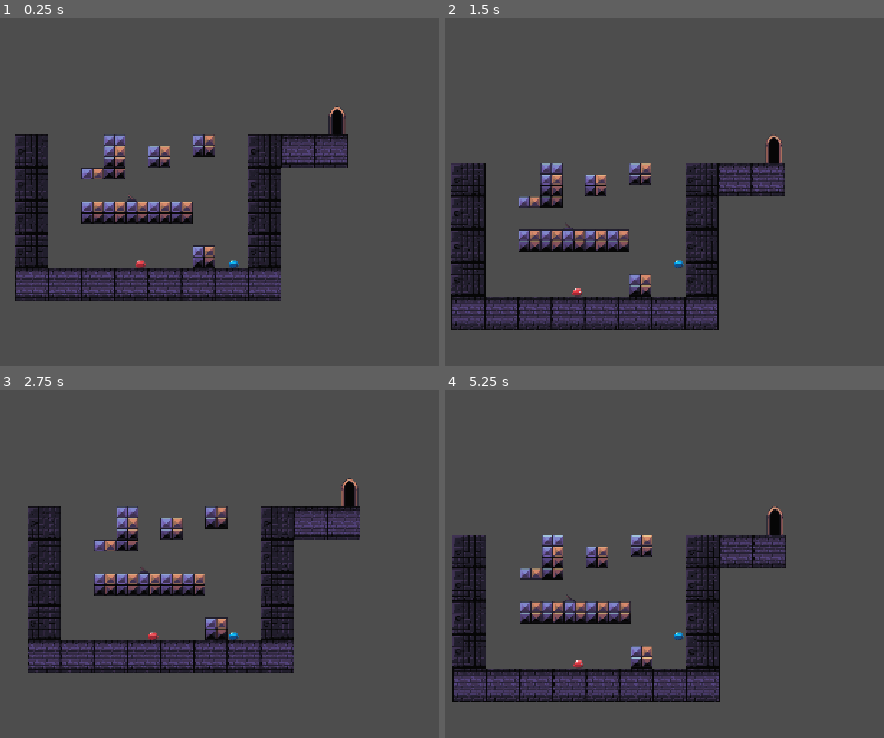
Above: before the commit, frames 1-4 (two rows, left to right).
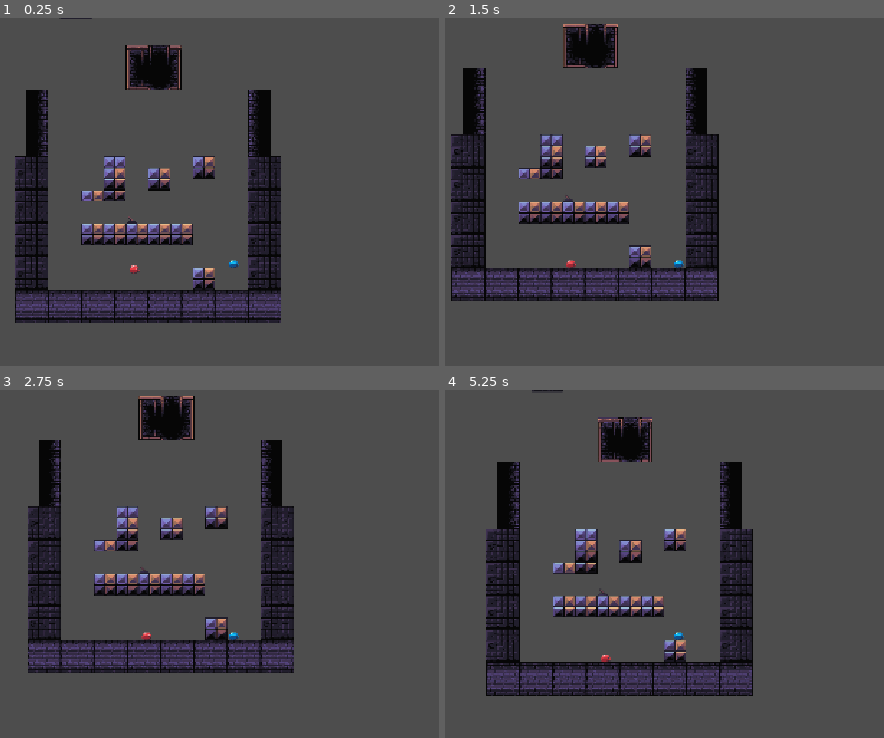
Above: after the commit, the same moments.

Repository: kyu-pitoon/bouncy-slimes
Game: Godot game, scene res://Scene2.tscn
Two runs of this game, one before a commit and one after it. Both use one fixed random seed, a clock stepped at 60 frames per second and the inputs below. Before the commit the project starts from res://Scene1.tscn.
Inputs:
- Up to frame 1 (0.25 s): no input
- Up to frame 2 (1.5 s): hold D (move_right_blue) from 0.53 s (still down); tap W (jump_blue) at 0.77 s
- Up to frame 3 (2.75 s): tap W (jump_blue) at 1.52 s; release D (move_right_blue) at 2.03 s; hold A (move_left_blue) from 2.03 s (still down)
- Up to frame 4 (5.25 s): tap Enter at 2.75 s; release A (move_left_blue) at 2.78 s; hold D (move_right_blue) 2.78-4.28 s; tap W (jump_blue) at 3.02, 3.77, 4.52 s; hold A (move_left_blue) 4.28-5.03 s; hold D (move_right_blue) from 5.03 s (still down)

The runs differ from the first frame. In frame 1, 20% of the frame differs, in the area x 3-80%, y 0-88%; in frame 2, 23%; in frame 3, 5.1%; in frame 4, 26%, in the area x 1-78%, y 0-90%.

Commit message:
changed speed

Diff:
--- a/character_body_2d.gd
+++ b/character_body_2d.gd
@@ -1,8 +1,8 @@
 extends CharacterBody2D
 
 
-const SPEED = 300.0
-const JUMP_VELOCITY = -400.0
+const SPEED = 100.0
+const JUMP_VELOCITY = -300.0
 
 
 func _physics_process(delta: float) -> void:
--- a/project.godot
+++ b/project.godot
@@ -11,7 +11,7 @@
 [application]
 
 config/name="Bouncy-slimes"
-run/main_scene="uid://cnd7lpcw1o1mp"
+run/main_scene="uid://cv3mbekdt1itu"
 config/features=PackedStringArray("4.7", "Forward Plus")
 config/icon="res://icon.svg"
 
--- a/red_slime.gd
+++ b/red_slime.gd
@@ -1,8 +1,8 @@
 extends CharacterBody2D
 
 
-const SPEED = 300.0
-const JUMP_VELOCITY = -400.0
+const SPEED = 100.0
+const JUMP_VELOCITY = -300.0
 
 
 func _physics_process(delta: float) -> void:
